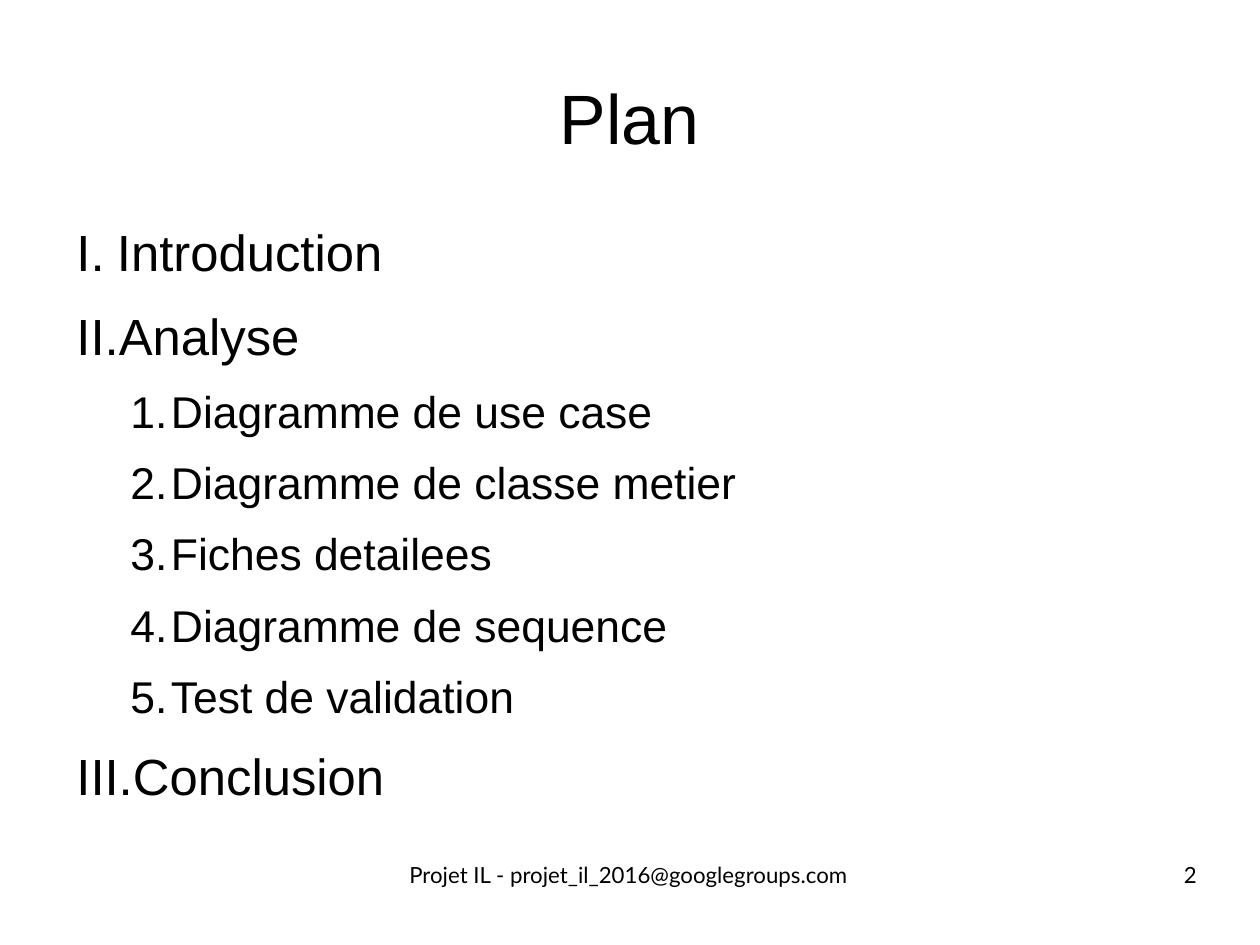
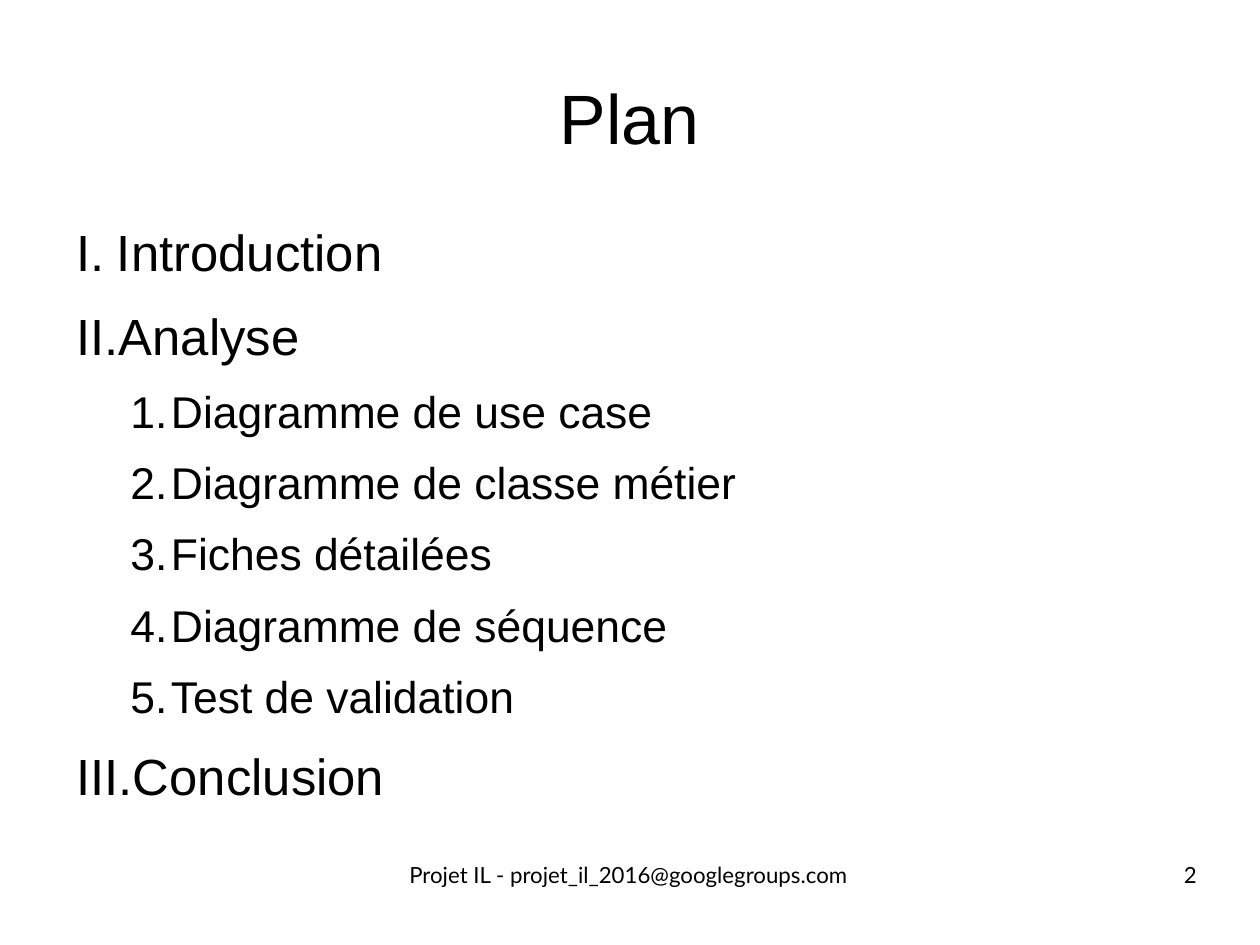
Before and after one commit to ScreachFr/ecours_DMCSBG, a slide deck: slide 2 of vrac/all/pres1_17102016.odp. Drawn at 1260x945 pixels with LibreOffice and Linux fonts; fonts in the diff are those of the drawing. Boxes give left, top, right and bottom in pixels: in the first picture for what was removed or moved away, otherwise in the second. Text is boxed around its words. In the diff, an @@ line names an element or a change of style, - is before the commit and + after.

```diff
--- a/vrac/all/pres1_17102016.odp
+++ b/vrac/all/pres1_17102016.odp
@@ text at [130, 466, 736, 651]: text changed @@
-  2. Diagramme de classe metier
-  3. Fiches detailees
-  4. Diagramme de sequence
+  2. Diagramme de classe métier
+  3. Fiches détailées
+  4. Diagramme de séquence
```
Also in this commit, not shown: 7 other slides changed, 4 slides added, 2 other files.
